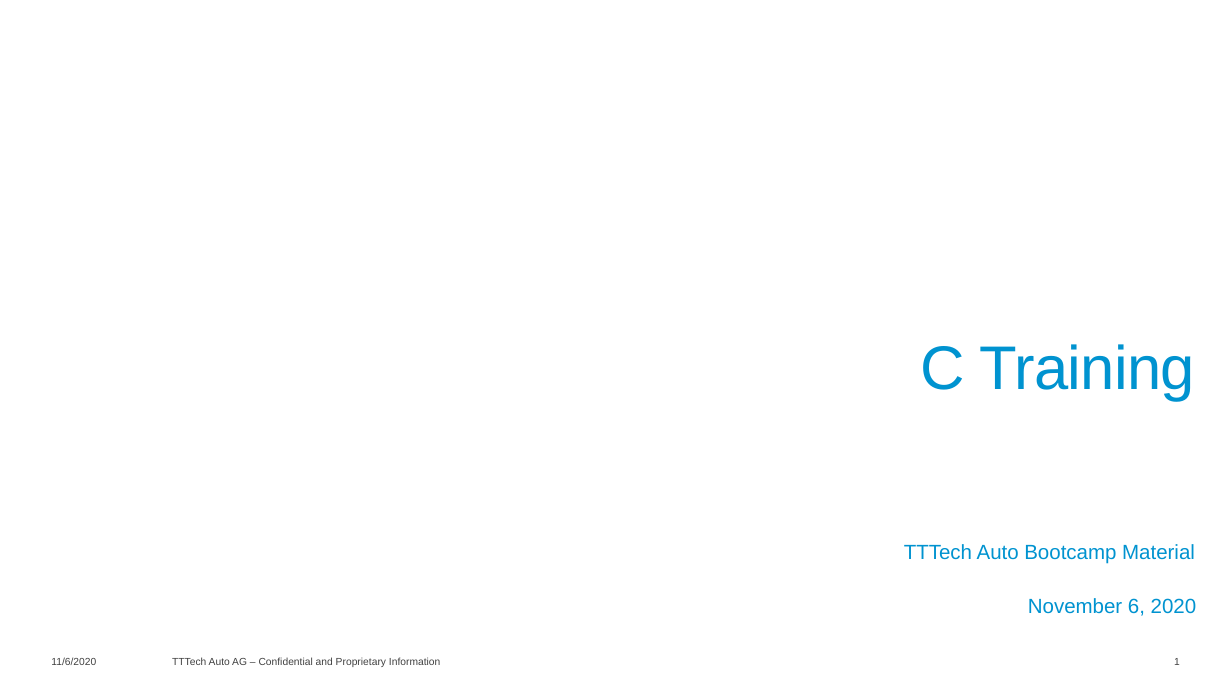
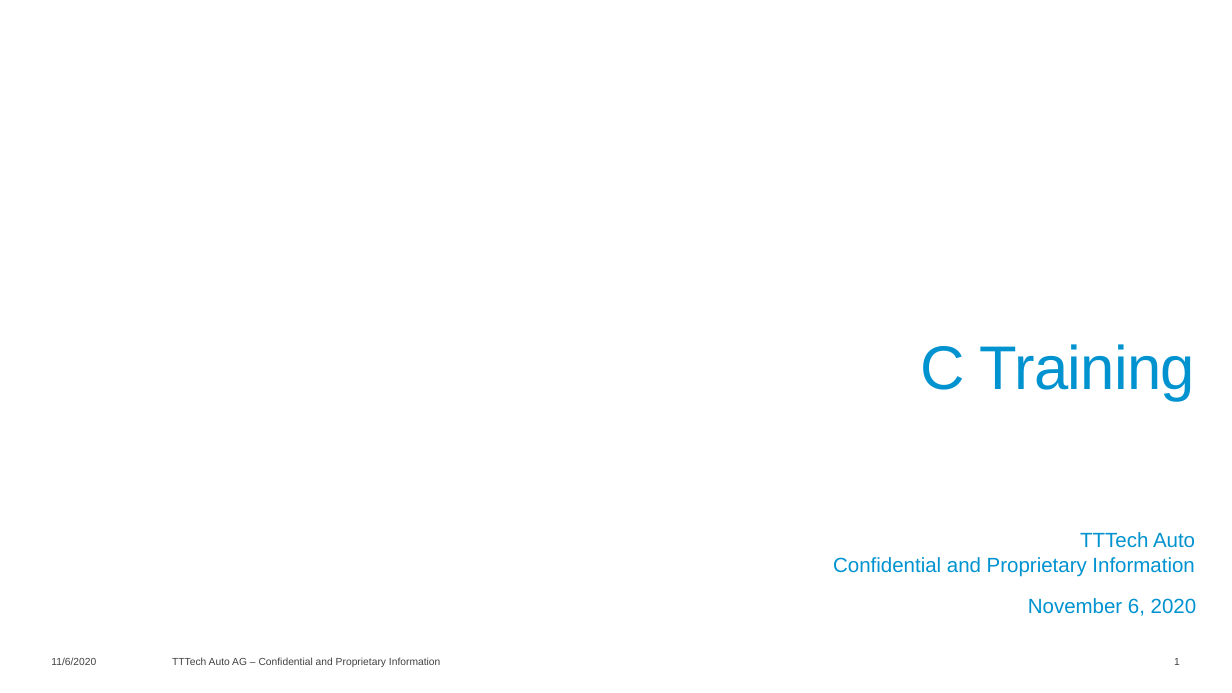
Before and after one commit to lucianotttech/C_Training, a slide deck: slide 1 of 01-Theory material/C_Training.pptx. Drawn at 1232x693 pixels with LibreOffice and Linux fonts; fonts in the diff are those of the drawing; background and template pictures are left out. Boxes give left, top, right and bottom in pixels: in the first picture for what was removed or moved away, otherwise in the second. Text is boxed around its words. In the diff, an @@ line names an element or a change of style, - is before the commit and + after.

Commit message:
Update the initial slide by adding more information

```diff
--- a/01-Theory material/C_Training.pptx
+++ b/01-Theory material/C_Training.pptx
@@ text at bbox=[833, 532, 1195, 577]: text changed @@
-TTTech Auto Bootcamp Material
+TTTech Auto
+Confidential and Proprietary Information
```
Also in this commit, not shown: 1 other slide changed, 1 other file.
